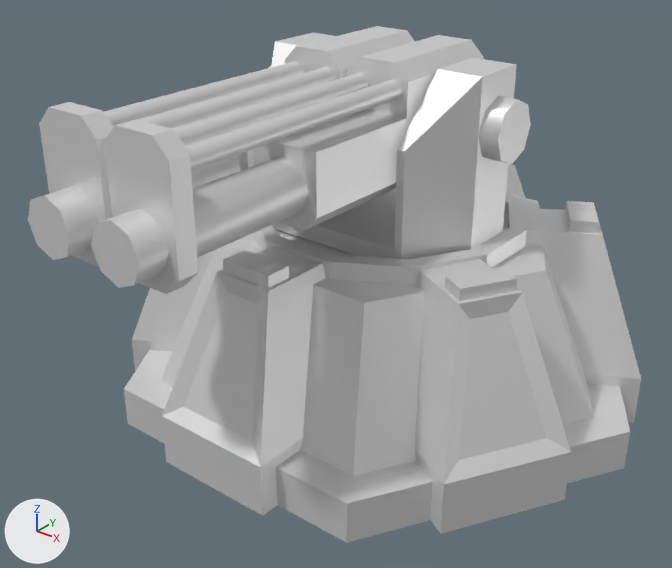
Renders of the glTF model glb/armguard.glb from each side of a commit.
One viewpoint serves both versions: a camera (50 mm lens) standing at (49.6, -70.0, 51.7) and looking at (-0.2, -7.8, 13.1). The axes (+X, +Y, +Z) are drawn at lower left. The lights are the same throughout. The first picture is the older version.

Names of what the first picture shows: 'barrel1', 'barrel2', 'base', 'sleeves', 'turret'.
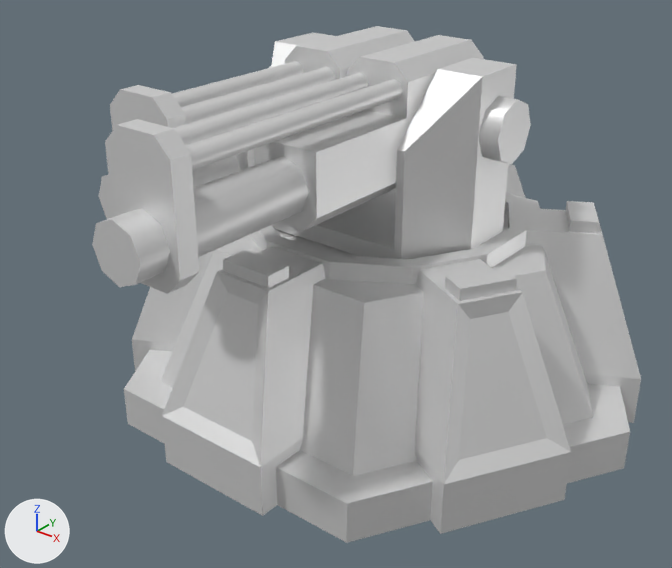
Edits to the bpy script that builds the scene:
```text
Change ob_barrel2:
    ob_barrel2.location: (0.0, -18.98, -1.79) -> (0.0, -18.89, -1.79)
Change ob_barrel1:
    ob_barrel1.location: (0.0, -19.16, -1.79) -> (0.0, -12.91, -1.79)
```

Boxes (x1, y1, x2, y2) around the edits, measured in the pictures (672 x 568 px):
'barrel2', moved: before (91, 73, 403, 294); after (92, 73, 403, 294)
'barrel1', moved: before (28, 61, 335, 267); after (99, 61, 335, 219)
